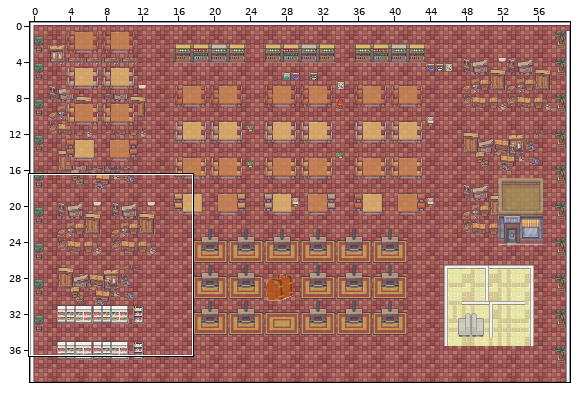
Level history. Tiled map: assets/library_earthquake.tmx. Above, an overview of the earlier version with the close-up marked.
Close-up. As it was:
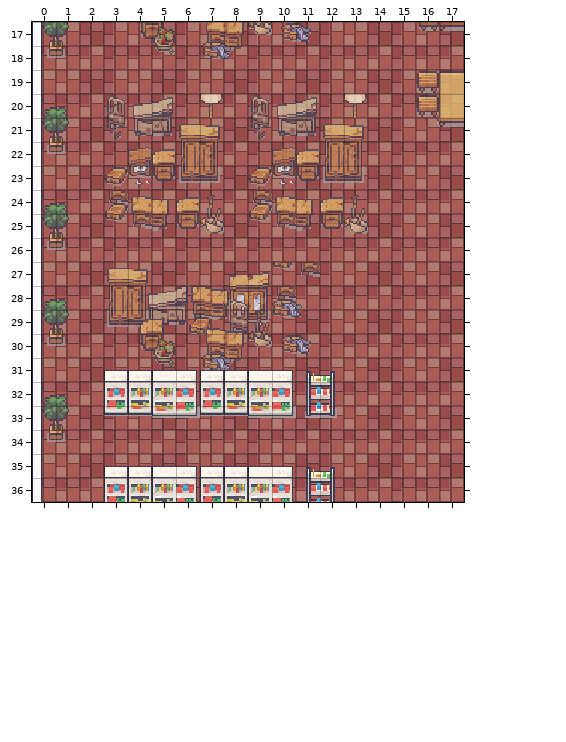
Cells are 16x16 px. Shown: x 0..17, y 17..36. The commit also changed other parts of the map, which this record leaves out.
New version:
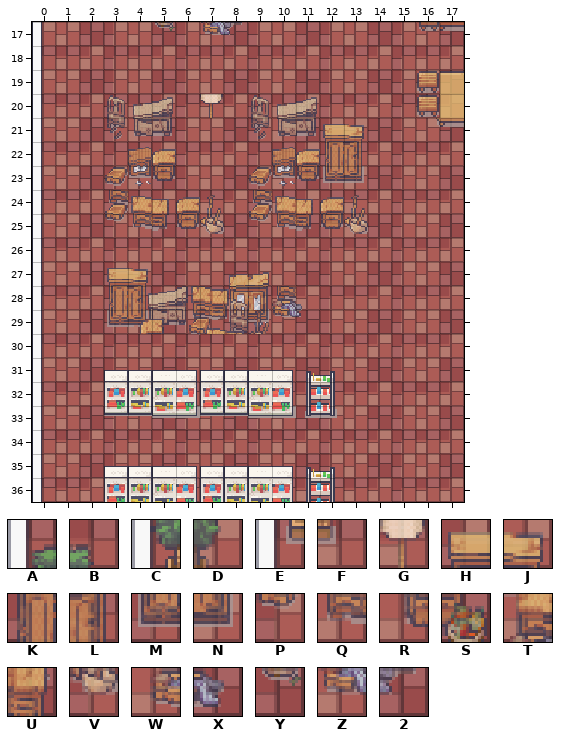
Key: from "Interiors_free_16x16": A 714, B 715, C 730, D 731, E 746, F 747, G 907, H 922, J 923, K 938, L 939, M 954, N 955, P 983, Q 984, R 1025, S 1026, T 1028, U 1029, V 1030, W 1031, X 1032, Y 1042, Z 1044, 2 1045.
_ is an empty cell.
See-through tiles are keyed as they look on the map.
The edit:
Layer "圖塊層 2":
The edit turns tile U into tile 2 in row 17 at x 8.
The edit turns tile S into tile Y in row 17 at x 5.
The edit turns tile T into tile Z in row 17 at x 7.
The author cleared tile 2 in row 18 at x 8; in row 31 at x 8.
The author cleared tile A in row 20 at x 0; in row 24 at x 0; in row 28 at x 0; in row 32 at x 0.
The author cleared tile B in row 20 at x 1; in row 24 at x 1; in row 28 at x 1; in row 32 at x 1.
The author cleared tile C in row 17 at x 0; in row 21 at x 0; in row 25 at x 0; in row 29 at x 0; in row 33 at x 0.
The author cleared tile D in row 17 at x 1; in row 21 at x 1; in row 25 at x 1; in row 29 at x 1; in row 33 at x 1.
The author cleared tile E in row 18 at x 0; in row 22 at x 0; in row 26 at x 0; in row 30 at x 0; in row 34 at x 0.
The author cleared tile F in row 18 at x 1; in row 22 at x 1; in row 26 at x 1; in row 30 at x 1; in row 34 at x 1.
The author cleared tile G in row 20 at x 13.
The author cleared tile H in row 21 at x 6.
The author cleared tile J in row 21 at x 7.
The author cleared tile K in row 22 at x 6.
The author cleared tile L in row 22 at x 7.
The author cleared tile M in row 23 at x 6.
The author cleared tile N in row 23 at x 7.
The author cleared tile P in row 27 at x 10.
The author cleared tile Q in row 27 at x 11.
The author cleared tile R in row 17 at x 4; in row 30 at x 4.
The author cleared tile S in row 30 at x 5.
The author cleared tile T in row 30 at x 7.
The author cleared tile U in row 30 at x 8.
The author cleared tile V in row 17 at x 9; in row 30 at x 9.
The author cleared tile W in row 17 at x 10; in row 30 at x 10.
The author cleared tile X in row 17 at x 11; in row 30 at x 11.
The author cleared tile Y in row 18 at x 5; in row 31 at x 5.
The author cleared tile Z in row 18 at x 7; in row 31 at x 7.
